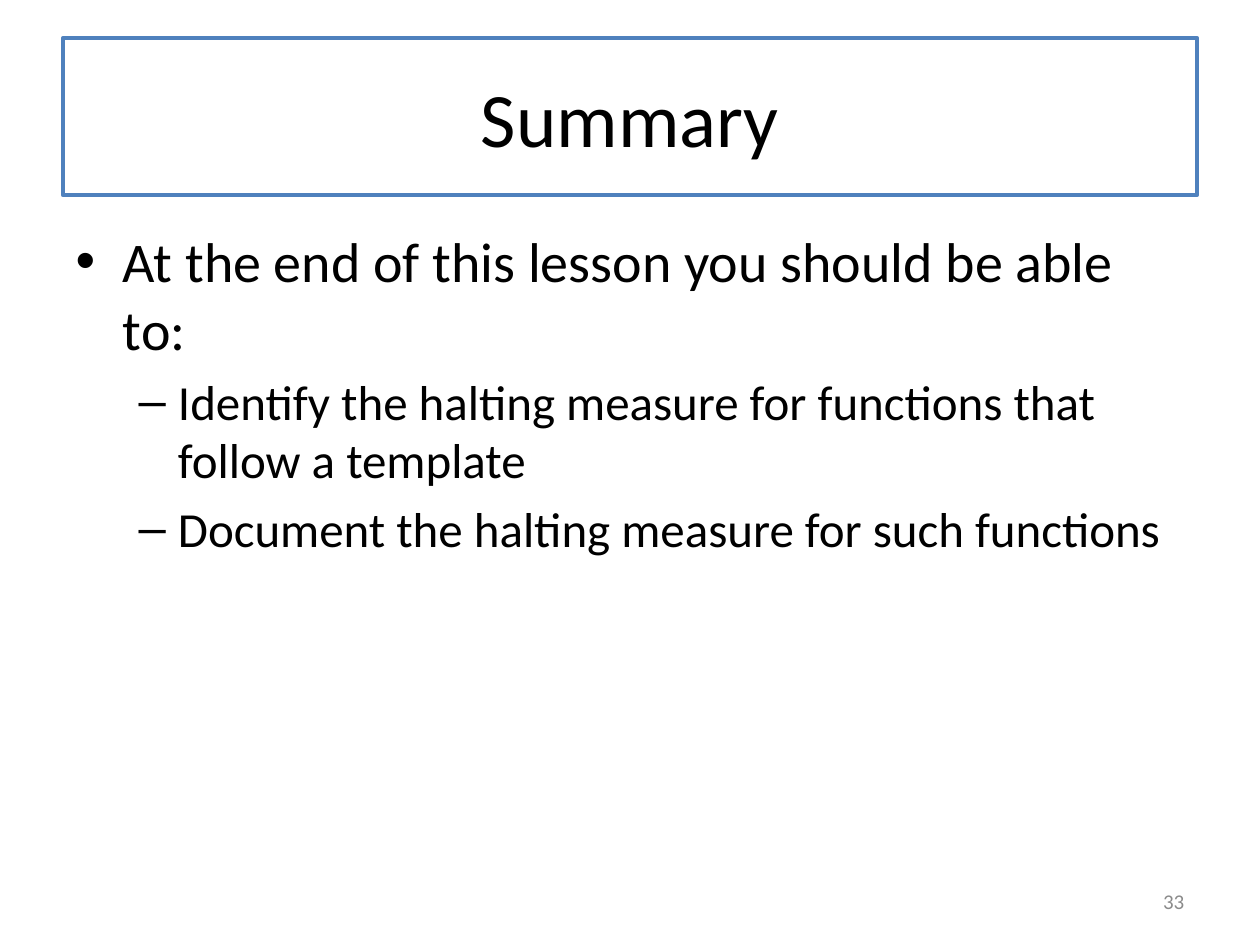
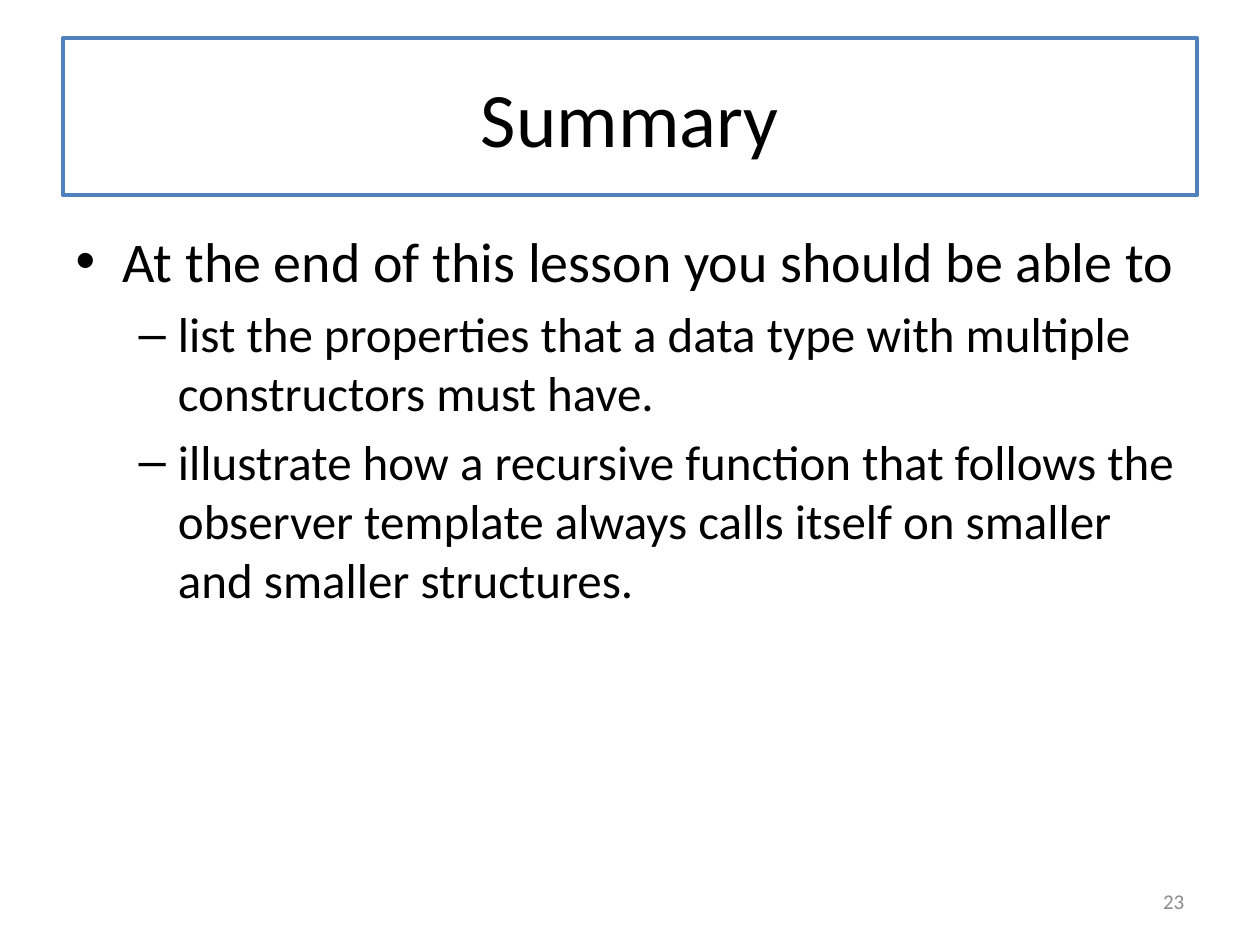
Before and after one commit to mwand/cs5010f17, a slide deck: slide 23 of Slides/Lesson 5.6 More About Recursive Data Types.pptx (slide 33 before the commit). Drawn at 1260x945 pixels with LibreOffice and Linux fonts; fonts in the diff are those of the drawing. Boxes give left, top, right and bottom in pixels: in the first picture for what was removed or moved away, otherwise in the second. Text is boxed around its words. In the diff, an @@ line names an element or a change of style, - is before the commit and + after.

Commit message:
finished Lesson 5.6

```diff
--- a/Slides/Lesson 5.6 More About Recursive Data Types.pptx
+++ b/Slides/Lesson 5.6 More About Recursive Data Types.pptx
@@ text at (x1=123, y1=243, x2=1173, y2=599): text changed @@
-• At the end of this lesson you should be able to:
-  – Identify the halting measure for functions that follow a template
-  – Document the halting measure for such functions
+• At the end of this lesson you should be able to
+  – list the properties that a data type with multiple constructors must have.
+  – illustrate how a recursive function that follows the observer template always calls itself on smaller and smaller structures.
@@ page number at (x1=1163, y1=895, x2=1184, y2=909): text changed @@
-33
+23
```
Also in this commit, not shown: 4 other slides changed, 3 slides added, 18 slides removed.
